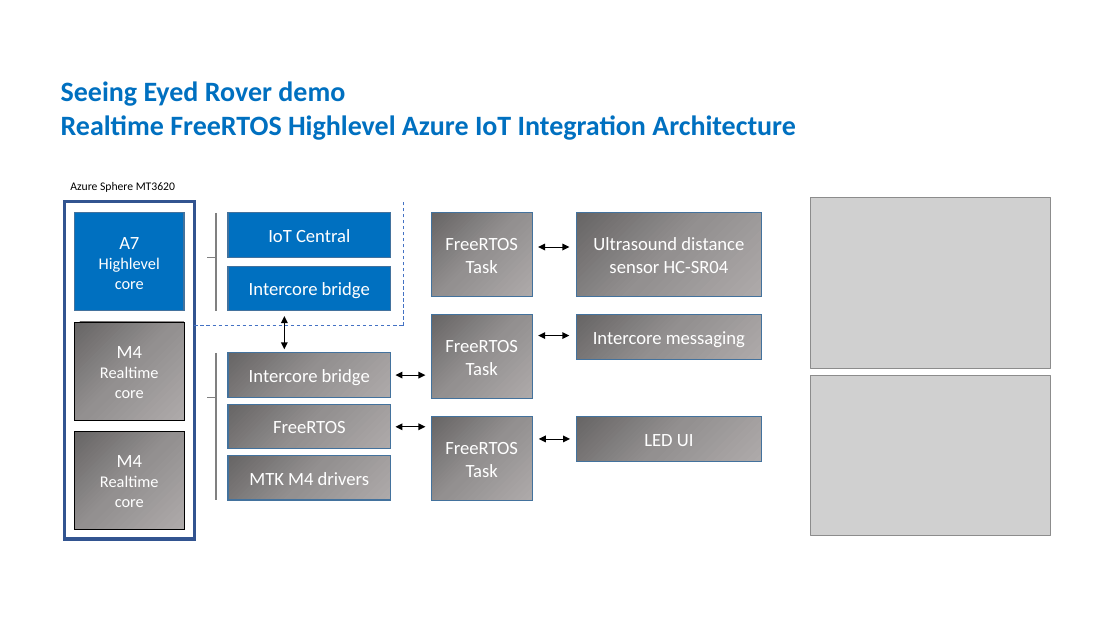
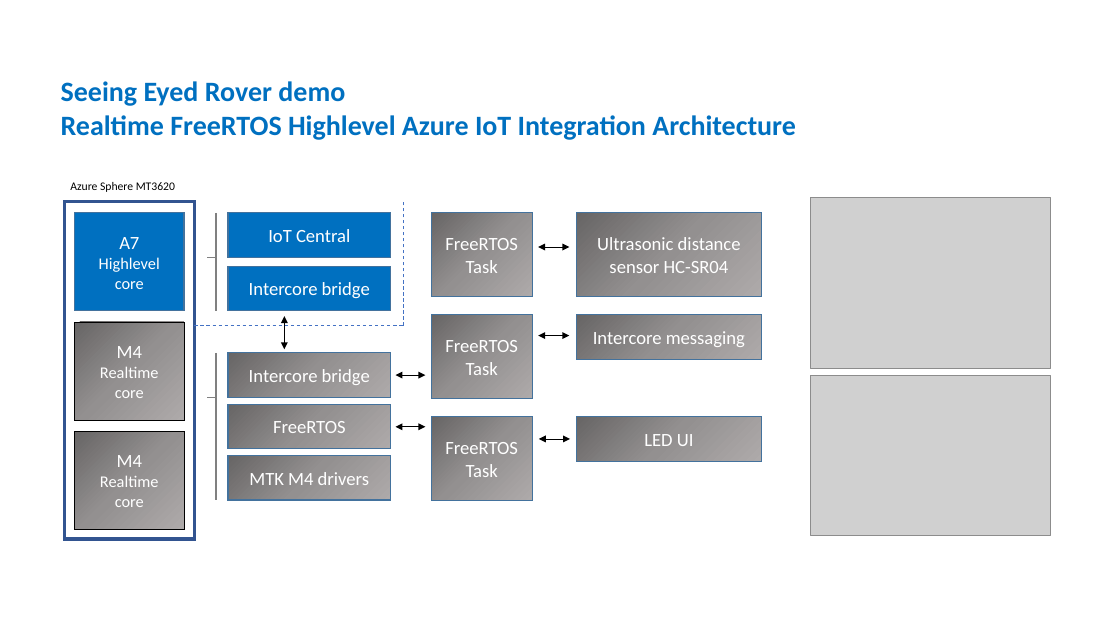
Before and after one commit to gloveboxes/Azure-Sphere-Rover-Bot-FreeRTOS-with-Azure-IoT, a slide deck: slide 1 of resources/architecture.pptx. Drawn at 1120x630 pixels with LibreOffice and Linux fonts; fonts in the diff are those of the drawing; grey boxes stand for pictures. Boxes give left, top, right and bottom in pixels: in the first picture for what was removed or moved away, otherwise in the second. Text is boxed around its words. In the diff, an @@ line names an element or a change of style, - is before the commit and + after.

```diff
--- a/resources/architecture.pptx
+++ b/resources/architecture.pptx
@@ text in rectangle at (597,237,741,273): text changed @@
-Ultrasound distance sensor HC-SR04
+Ultrasonic distance sensor HC-SR04
```
Also in this commit, not shown: 1 other slide changed, 1 slide added, 3 other files.
